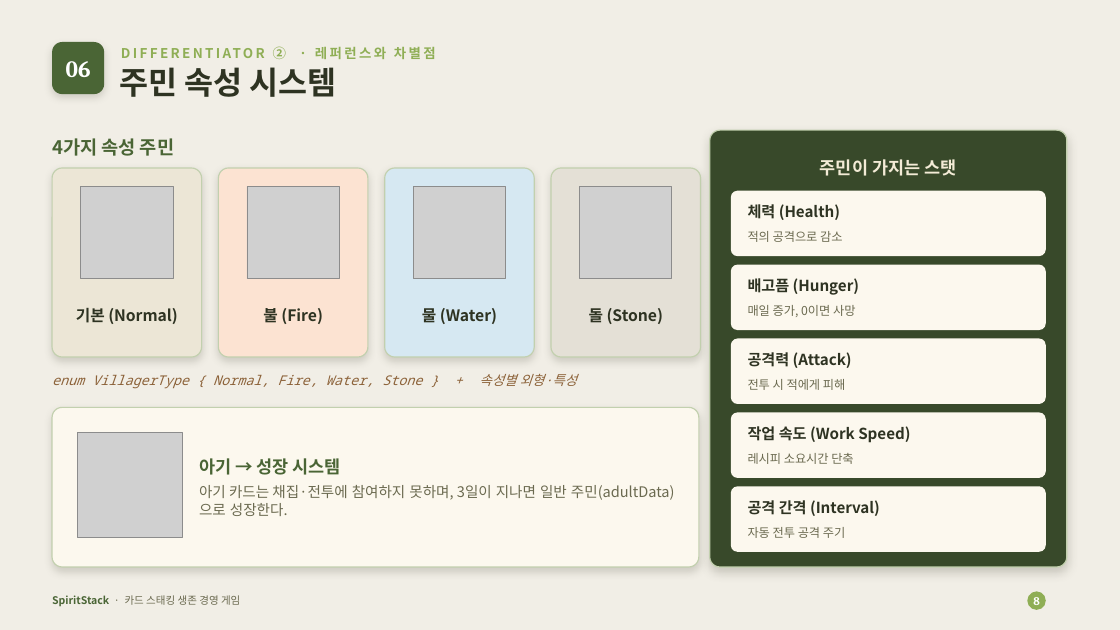
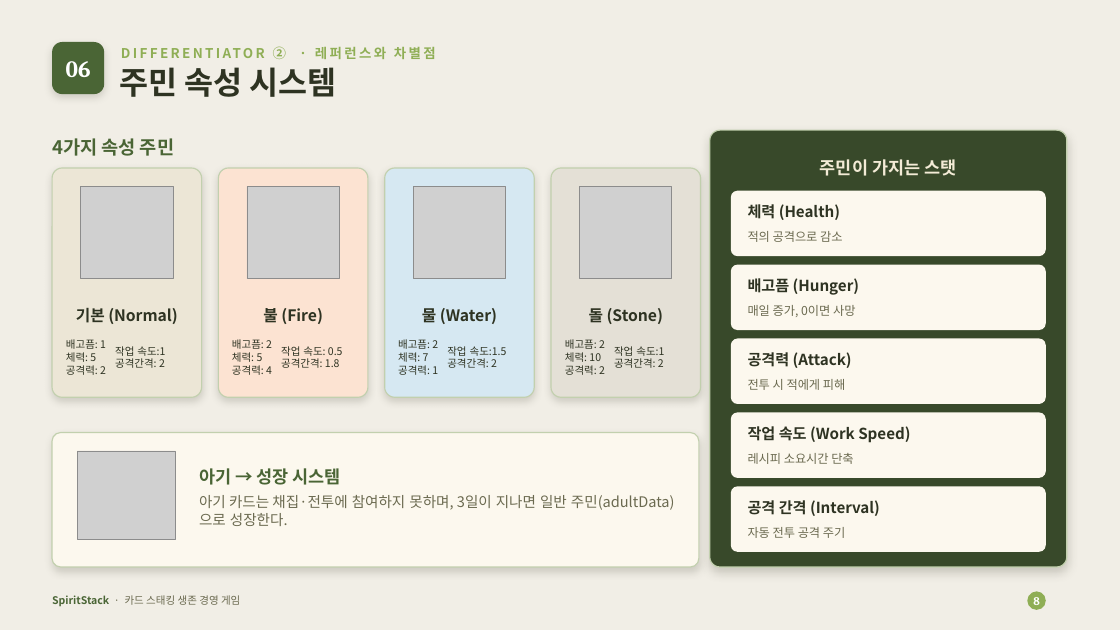
Before and after one commit to Devel-Rocket-ClassRoom/minigame-project-kimjihae3357, a slide deck: slide 9 of JellyStack/SpiritStack_발표자료.pptx (slide 8 before the commit). Drawn at 1120x630 pixels with LibreOffice and Linux fonts; fonts in the diff are those of the drawing; grey boxes stand for pictures. Boxes give left, top, right and bottom in pixels: in the first picture for what was removed or moved away, otherwise in the second. Text is boxed around its words. In the diff, an @@ line names an element or a change of style, - is before the commit and + after.

Commit message:
스텟 수정
주민 스텟 수정
ppt 수정

```diff
--- a/JellyStack/SpiritStack_발표자료.pptx
+++ b/JellyStack/SpiritStack_발표자료.pptx
@@ rounded rectangle: place and size @@
-rounded rectangle at box(52, 168, 202, 357)
+rounded rectangle at box(52, 168, 202, 397)
@@ rounded rectangle: place and size @@
-rounded rectangle at box(218, 168, 368, 357)
+rounded rectangle at box(218, 168, 368, 397)
@@ rounded rectangle: place and size @@
-rounded rectangle at box(385, 168, 534, 357)
+rounded rectangle at box(385, 168, 534, 397)
@@ rounded rectangle: place and size @@
-rounded rectangle at box(551, 168, 701, 357)
+rounded rectangle at box(551, 168, 701, 397)
@@ text added at box(66, 339, 157, 375), 9 pt, text #2E3322 @@
+배고픔: 1
+체력: 5
+공격력: 2
@@ text added at box(115, 346, 165, 368), 9 pt, text #2E3322 @@
+작업 속도:1
+공격간격: 2
@@ text added at box(232, 339, 323, 375), 9 pt, text #2E3322 @@
+배고픔: 2
+체력: 5
+공격력: 4
@@ text added at box(281, 346, 343, 368), 9 pt, text #2E3322 @@
+작업 속도: 0.5
+공격간격: 1.8
@@ text added at box(398, 339, 489, 375), 9 pt, text #2E3322 @@
+배고픔: 2
+체력: 7
+공격력: 1
@@ text added at box(447, 346, 807, 515), 9 pt, text #2E3322 @@
+작업 속도:1.5
+공격간격: 2
@@ text added at box(565, 339, 656, 375), 9 pt, text #2E3322 @@
+배고픔: 2
+체력: 10
+공격력: 2
@@ text added at box(614, 346, 664, 368), 9 pt, text #2E3322 @@
+작업 속도:1
+공격간격: 2
@@ text removed at box(52, 374, 578, 389) @@
-enum VillagerType { Normal, Fire, Water, Stone } + 속성별 외형·특성
@@ rounded rectangle: place and size @@
-rounded rectangle at box(52, 408, 699, 567)
+rounded rectangle at box(52, 433, 699, 567)
@@ text "아기 → 성장 시스템": place and size @@
-text "아기 → 성장 시스템" at box(199, 458, 675, 516)
+text "아기 → 성장 시스템" at box(199, 468, 675, 526)
@@ picture: place and size @@
-picture at box(77, 433, 182, 538)
+picture at box(77, 451, 176, 539)
```
Also in this commit, not shown: 1 other slide changed, 1 slide added, 2 other files.
